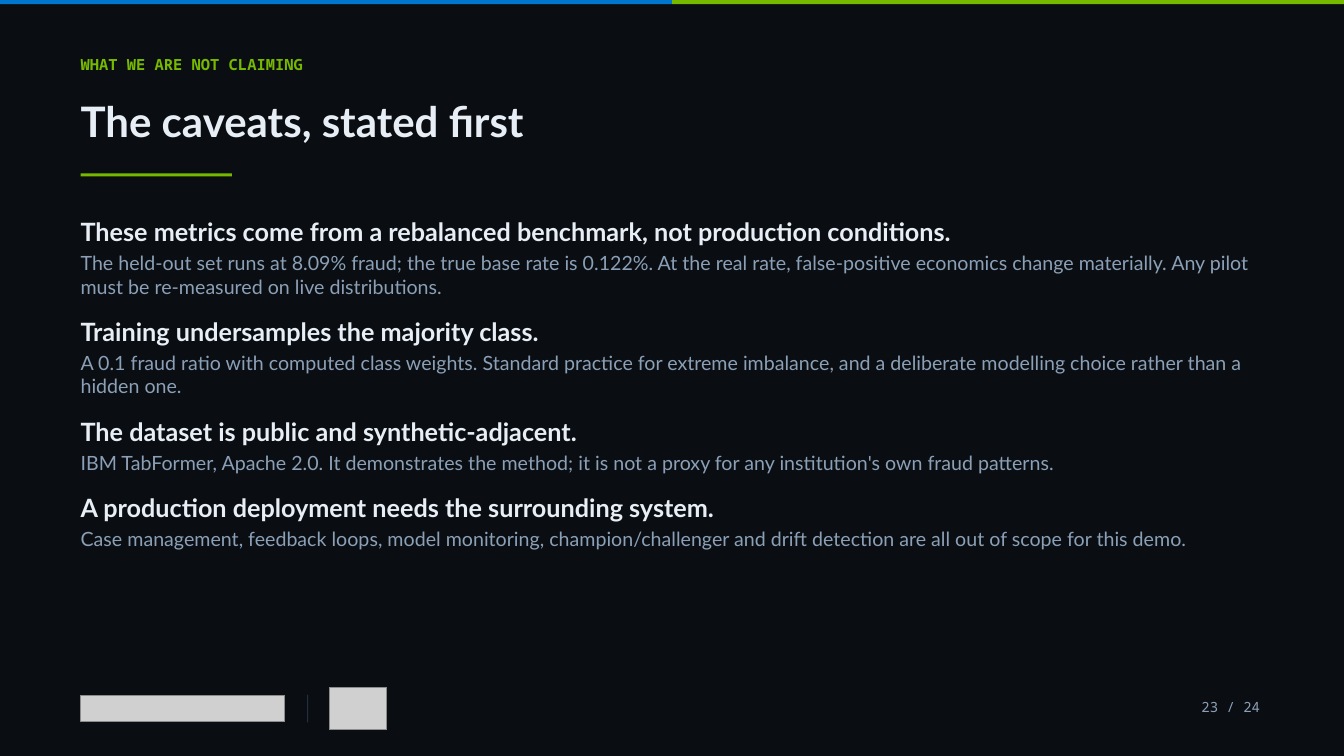
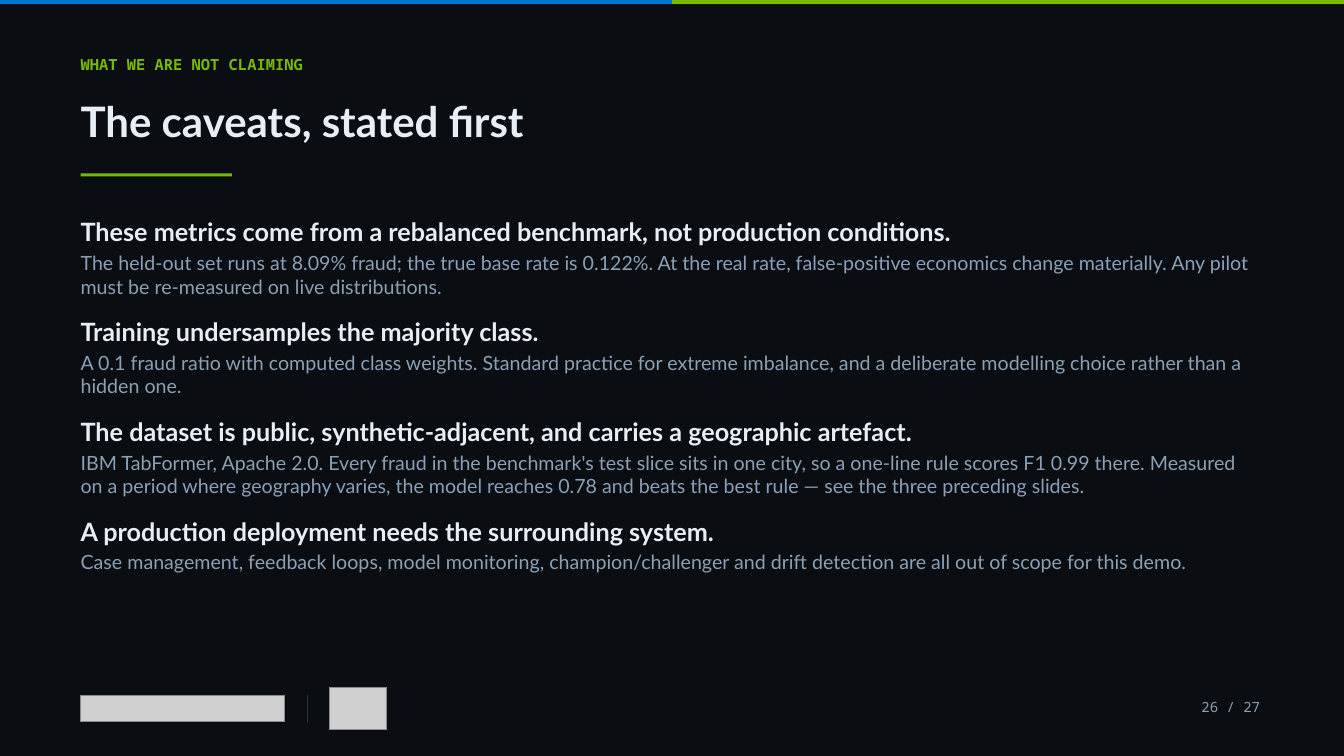
Before and after one commit to tamereissa77/Dell-Money2020, a slide deck: slide 26 of deck/GB10-Demos-for-Events.pptx (slide 23 before the commit). Drawn at 1344x756 pixels with LibreOffice and Linux fonts; fonts in the diff are those of the drawing; grey boxes stand for pictures. Boxes give left, top, right and bottom in pixels: in the first picture for what was removed or moved away, otherwise in the second. Text is boxed around its words. In the diff, an @@ line names an element or a change of style, - is before the commit and + after.

```diff
--- a/deck/GB10-Demos-for-Events.pptx
+++ b/deck/GB10-Demos-for-Events.pptx
@@ text at <box>81,422,1236,497</box>: text changed @@
-The dataset is public and synthetic-adjacent.
-IBM TabFormer, Apache 2.0. It demonstrates the method; it is not a proxy for any institution's own fraud patterns.
+The dataset is public, synthetic-adjacent, and carries a geographic artefact.
+IBM TabFormer, Apache 2.0. Every fraud in the benchmark's test slice sits in one city, so a one-line rule scores F1 0.99 there. Measured on a period where geography varies, the model reaches 0.78 and beats the best rule — see the three preceding slides.
@@ text at <box>1201,702,1260,712</box>: text changed @@
-23 / 24
+26 / 27
```
Also in this commit, not shown: 22 other slides changed, 3 slides added, 1 other file.
